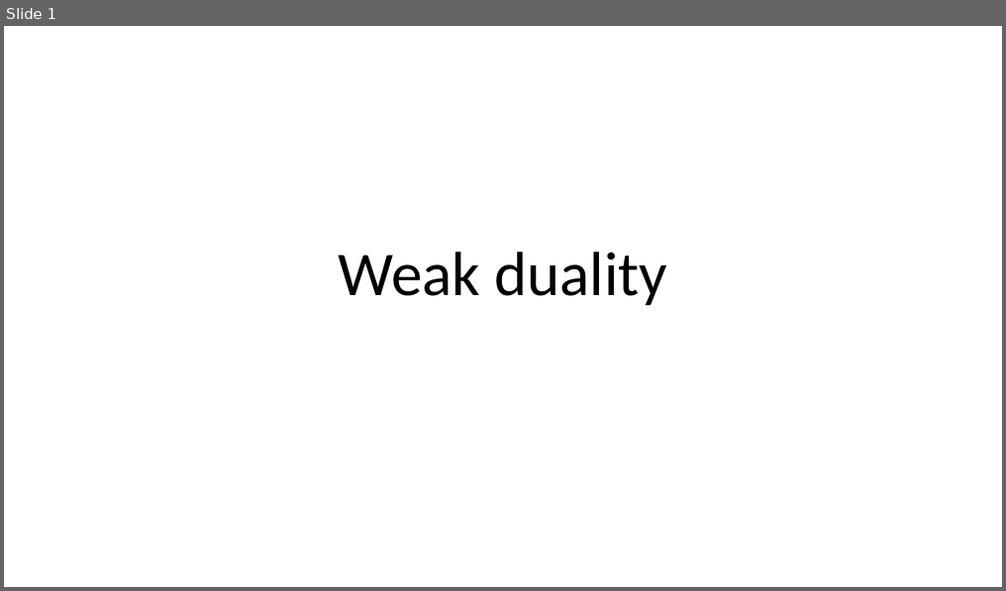
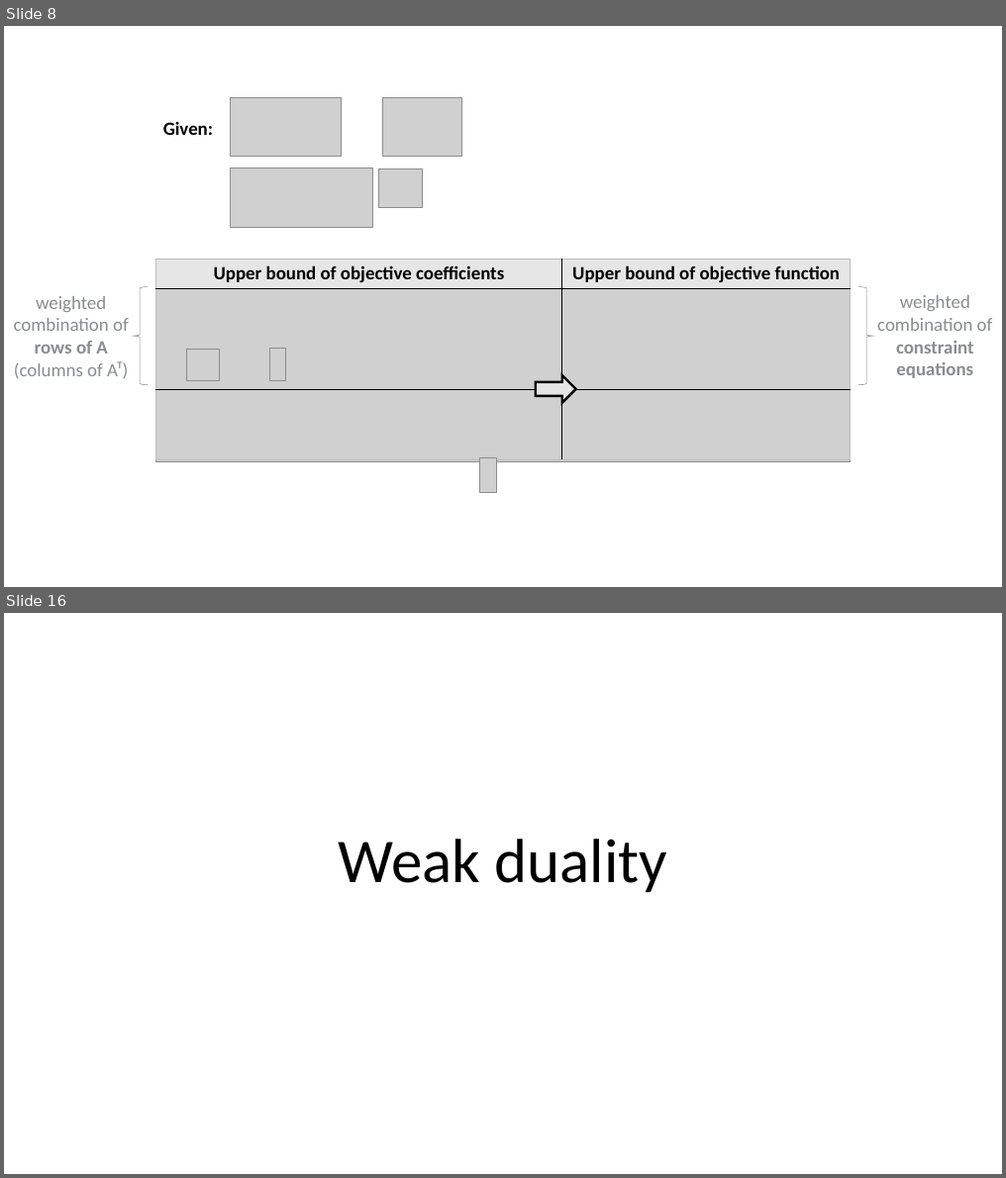
Before and after one commit to khanhnguyendata/duality, a slide deck: ppt/Duality copy.pptx. Shown one above the other, each under a label of ours: slide 1 before the commit, slides 8 and 16 after it; the slides between them are not shown. The pictures are 1006x591 and 1006x1178 pixels, drawn with LibreOffice and Linux fonts; fonts in the diff are those of the drawing; grey boxes stand for pictures. Boxes give left, top, right and bottom in pixels: in the first picture for what was removed or moved away, otherwise in the second. Text is boxed around its words. In the diff, an @@ line names an element or a change of style, - is before the commit and + after.

```diff
--- a/ppt/Duality copy.pptx
+++ b/ppt/Duality copy.pptx
@@ slide 8 added at box(4, 26, 1002, 587), background #FFFFFF @@
@@ picture added at box(231, 97, 341, 157) @@
@@ picture added at box(382, 97, 461, 157) @@
@@ text added at box(163, 122, 213, 135), 18 pt, text #000000, bold @@
+Given:
@@ picture added at box(231, 169, 374, 227) @@
@@ picture added at box(378, 169, 422, 207) @@
@@ table added at box(156, 259, 850, 461), 3 rows, 2 columns @@
+Upper bound of objective coefficients | Upper bound of objective function
+ | 
+ | 
@@ left brace added at box(132, 287, 149, 385), outline #8A8C8F 0.5 pt @@
@@ picture added at box(156, 283, 850, 462) @@
@@ left brace added at box(858, 287, 874, 385), outline #8A8C8F 0.5 pt @@
@@ text added at box(14, 296, 129, 378), 18 pt, text #8A8C8F @@
+weighted combination of rows of A (columns of Aᵀ)
@@ text added at box(877, 295, 993, 378), 18 pt, text #8A8C8F @@
+weighted combination of constraint equations
@@ picture added at box(187, 350, 220, 380) @@
@@ picture added at box(269, 349, 285, 380) @@
@@ right arrow added at box(536, 375, 576, 403), fill #E7E6E6, outline #000000 2.25 pt @@
@@ picture added at box(480, 458, 497, 492) @@
@@ what was slide 1 is now slide 16 @@
```
Also in this commit, not shown: 2 slides changed, 16 other slides added, 2 other files.
